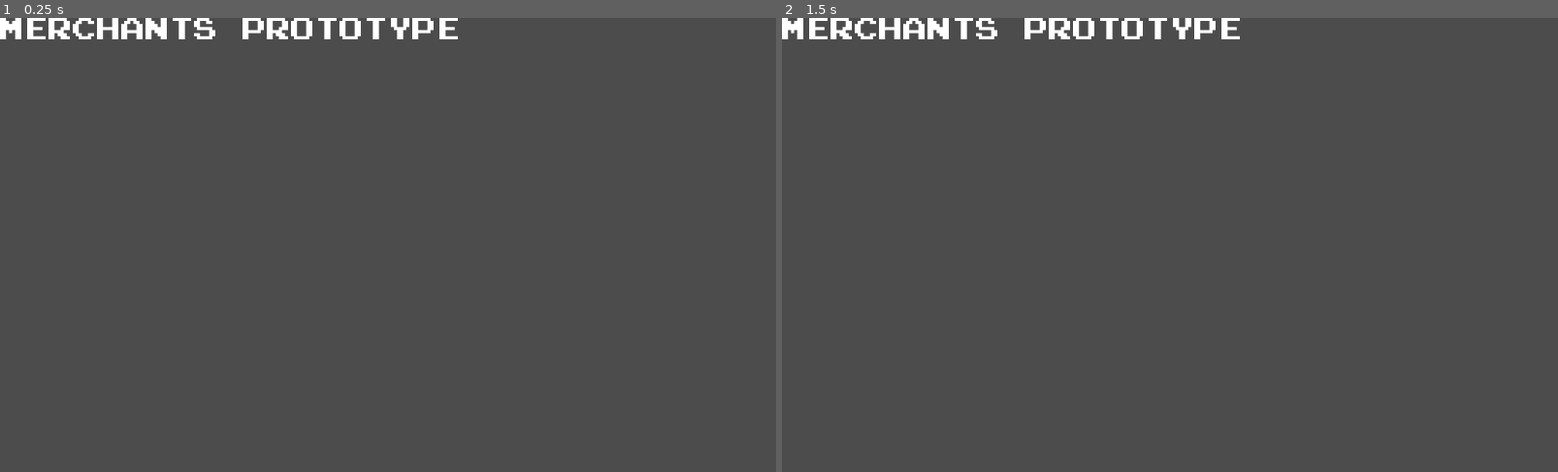
Above: before the commit, frames 1-2 (left to right).
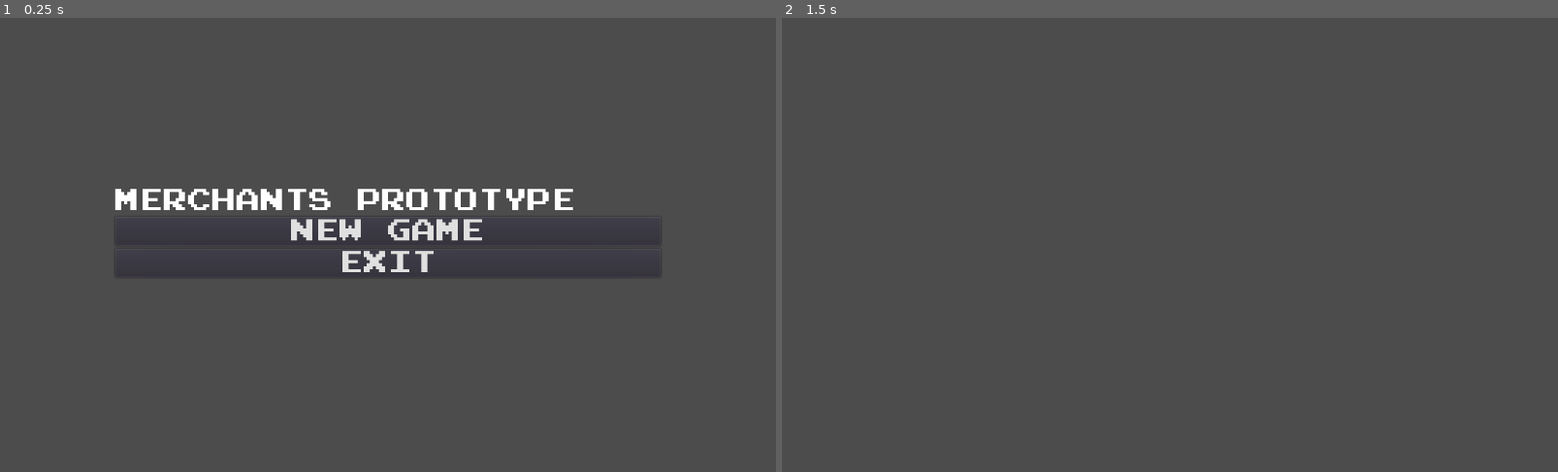
Above: after the commit, the same moments.

Repository: gabrielcornish/Merchants-Prototype
Game: Godot game, scene res://StartScreen/StartScreen.tscn
Same seed, same stepped clock (60 frames per second), same inputs: the game is played once before the commit and once after it.
Inputs (mouse positions are in pixels of both pictures, inside the frame that each line leads up to):
- Up to frame 1 (0.25 s): no input
- Up to frame 2 (1.5 s): click (1170, 231) at 0.5 s, where only the run after the commit has a clickable "NEW GAME"; tap Enter at 1.25 s

The runs differ from the first frame. In frame 1, 3.9% of the frame differs, in the area x 0-82%, y 0-56%; in frame 2, 1.4%.

Commit message:
Created New Game Button that leads to empty scene

Diff:
--- /dev/null
+++ b/MainGame/MainGame.tscn
@@ -0,0 +1,3 @@
+[gd_scene format=2]
+
+[node name="MainGame" type="Node2D"]
--- /dev/null
+++ b/StartScreen/NewGameButton.gd
@@ -0,0 +1,21 @@
+extends Button
+
+
+# Declare member variables here. Examples:
+# var a = 2
+# var b = "text"
+
+
+# Called when the node enters the scene tree for the first time.
+func _ready():
+	pass # Replace with function body.
+
+
+# Called every frame. 'delta' is the elapsed time since the previous frame.
+#func _process(delta):
+#	pass
+
+
+func _on_NewGameButton_pressed():
+	Global.goto_scene("res://MainGame/MainGame.tscn")
+	pass # Replace with function body.
--- a/StartScreen/StartScreen.tscn
+++ b/StartScreen/StartScreen.tscn
@@ -1,15 +1,63 @@
-[gd_scene load_steps=3 format=2]
+[gd_scene load_steps=6 format=2]
 
 [ext_resource path="res://Fonts/PrStart.ttf" type="DynamicFontData" id=1]
+[ext_resource path="res://StartScreen/NewGameButton.gd" type="Script" id=2]
+
+[sub_resource type="DynamicFont" id=3]
+size = 32
+font_data = ExtResource( 1 )
 
 [sub_resource type="DynamicFont" id=1]
 size = 32
 font_data = ExtResource( 1 )
 
-[node name="StartScreen" type="Node2D"]
+[sub_resource type="DynamicFont" id=2]
+size = 32
+font_data = ExtResource( 1 )
 
-[node name="Title" type="RichTextLabel" parent="."]
-margin_right = 1024.0
-margin_bottom = 64.0
-custom_fonts/normal_font = SubResource( 1 )
+[node name="StartScreen" type="MarginContainer"]
+anchor_left = 0.5
+anchor_top = 0.5
+anchor_right = 0.5
+anchor_bottom = 0.5
+margin_left = -360.0
+margin_top = -74.0
+margin_right = 360.0
+margin_bottom = 74.0
+
+[node name="VBoxContainer2" type="VBoxContainer" parent="."]
+margin_right = 720.0
+margin_bottom = 148.0
+
+[node name="HBoxContainer" type="HBoxContainer" parent="VBoxContainer2"]
+margin_right = 720.0
+margin_bottom = 33.0
+
+[node name="RichTextLabel" type="RichTextLabel" parent="VBoxContainer2/HBoxContainer"]
+margin_right = 720.0
+margin_bottom = 33.0
+rect_min_size = Vector2( 720, 0 )
+custom_fonts/normal_font = SubResource( 3 )
 text = "MERCHANTS PROTOTYPE"
+fit_content_height = true
+
+[node name="VBoxContainer" type="VBoxContainer" parent="VBoxContainer2"]
+margin_top = 37.0
+margin_right = 720.0
+margin_bottom = 117.0
+
+[node name="NewGameButton" type="Button" parent="VBoxContainer2/VBoxContainer"]
+margin_right = 720.0
+margin_bottom = 38.0
+custom_fonts/font = SubResource( 1 )
+text = "NEW GAME"
+script = ExtResource( 2 )
+
+[node name="ExitButton" type="Button" parent="VBoxContainer2/VBoxContainer"]
+margin_top = 42.0
+margin_right = 720.0
+margin_bottom = 80.0
+custom_fonts/font = SubResource( 2 )
+text = "EXIT"
+
+[connection signal="pressed" from="VBoxContainer2/VBoxContainer/NewGameButton" to="VBoxContainer2/VBoxContainer/NewGameButton" method="_on_NewGameButton_pressed"]
